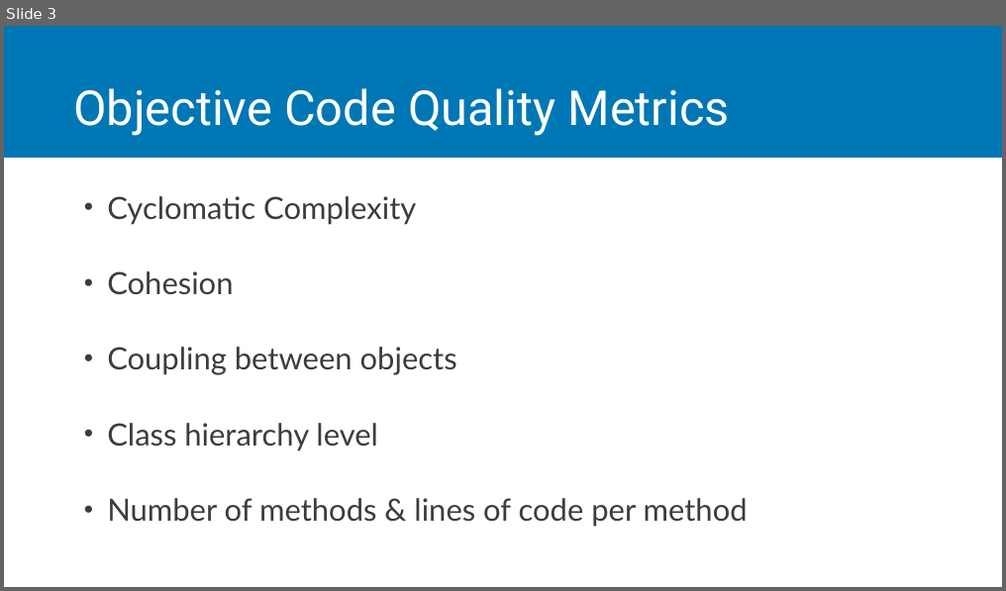
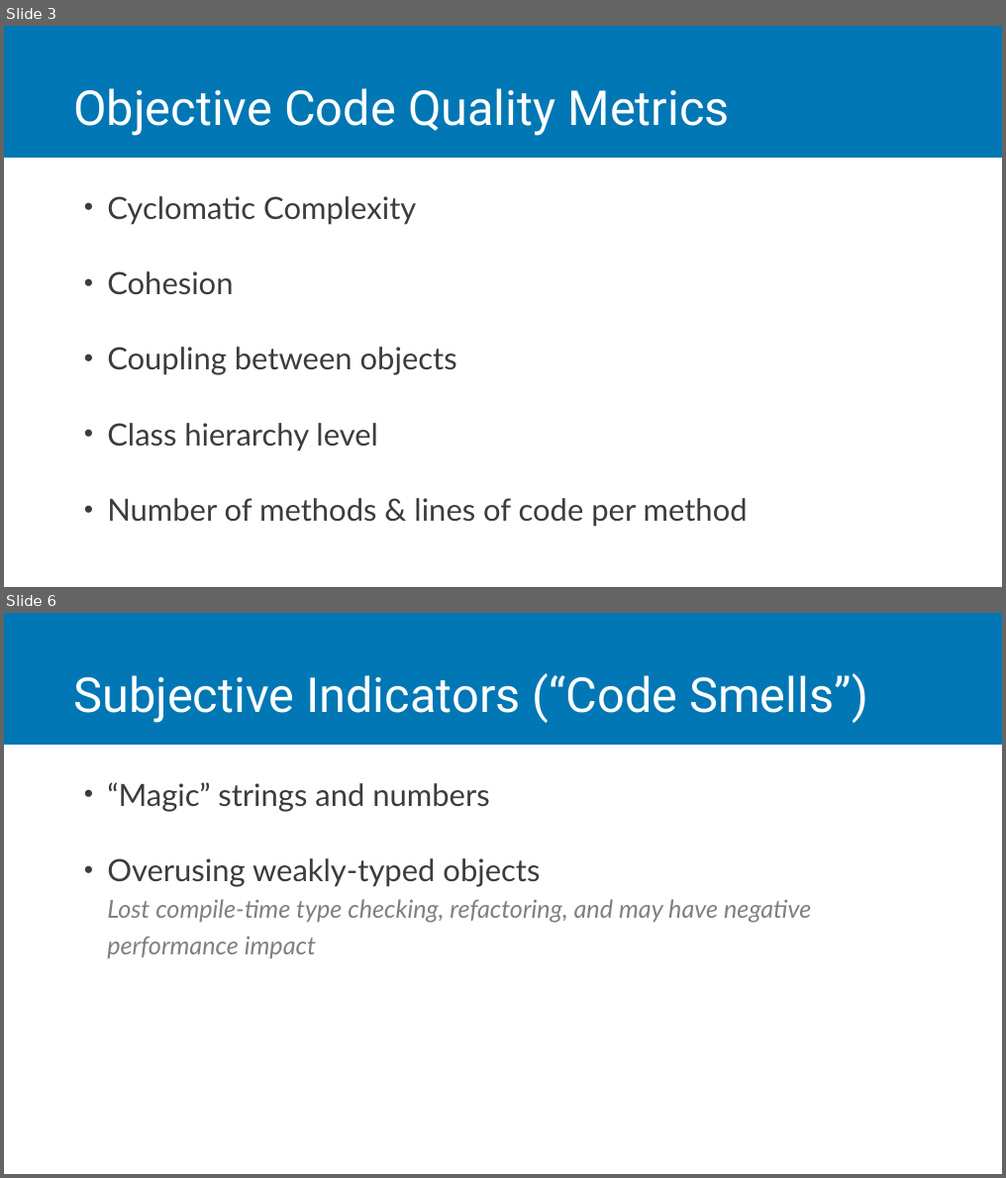
Before and after one commit to jchadwick/CustomizingAspNetMvc, a slide deck: 01_02-CodeSmells.pptx. Shown one above the other, each under a label of ours: slide 3 before the commit, slides 3 and 6 after it; the slides between them are not shown. The pictures are 1006x591 and 1006x1178 pixels, drawn with LibreOffice and Linux fonts; fonts in the diff are those of the drawing. Boxes give left, top, right and bottom in pixels: in the first picture for what was removed or moved away, otherwise in the second. Text is boxed around its words. In the diff, an @@ line names an element or a change of style, - is before the commit and + after.

```diff
--- a/01_02-CodeSmells.pptx
+++ b/01_02-CodeSmells.pptx
@@ slide 6 added at (4,613,1002,1174), background #FFFFFF; not listed: 1 template element that a slide beside it also shows @@
@@ title added at (73,673,868,723), 46.4 pt, text #FFFFFF @@
+Subjective Indicators (“Code Smells”)
@@ text added at (107,782,811,959), 24 pt, text #808080, italic @@
+• “Magic” strings and numbers
+• Overusing weakly-typed objects
+  Lost compile-time type checking, refactoring, and may have negative performance impact
```
Also in this commit, not shown: 2 slides changed, 3 other slides added, 2 other files.
